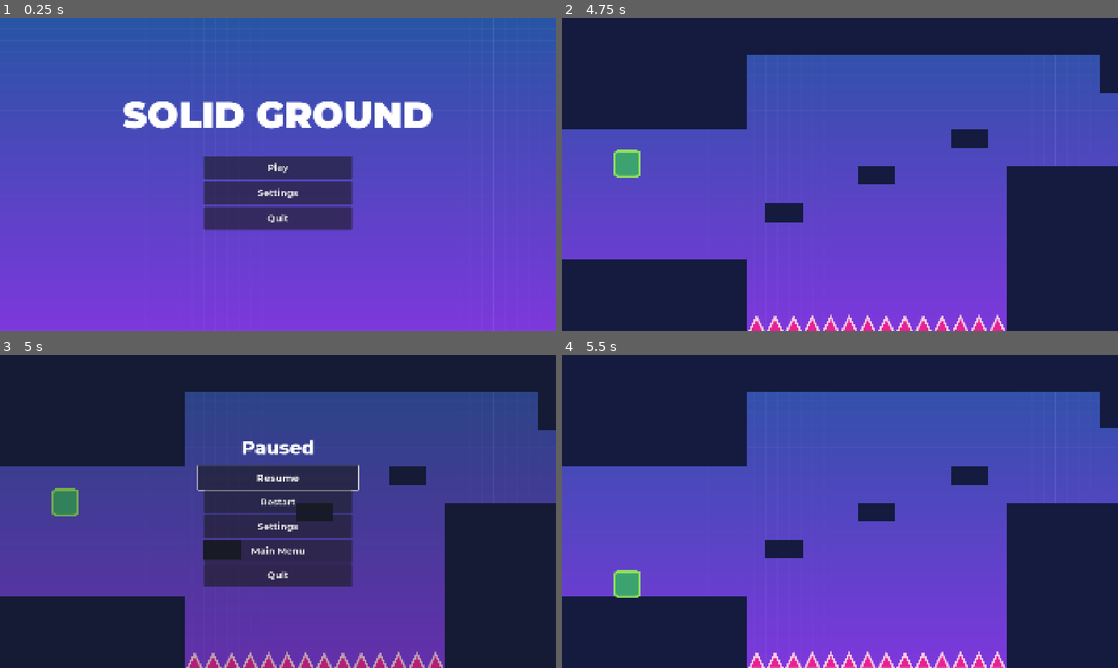
Above: before the commit, frames 1-4 (two rows, left to right).
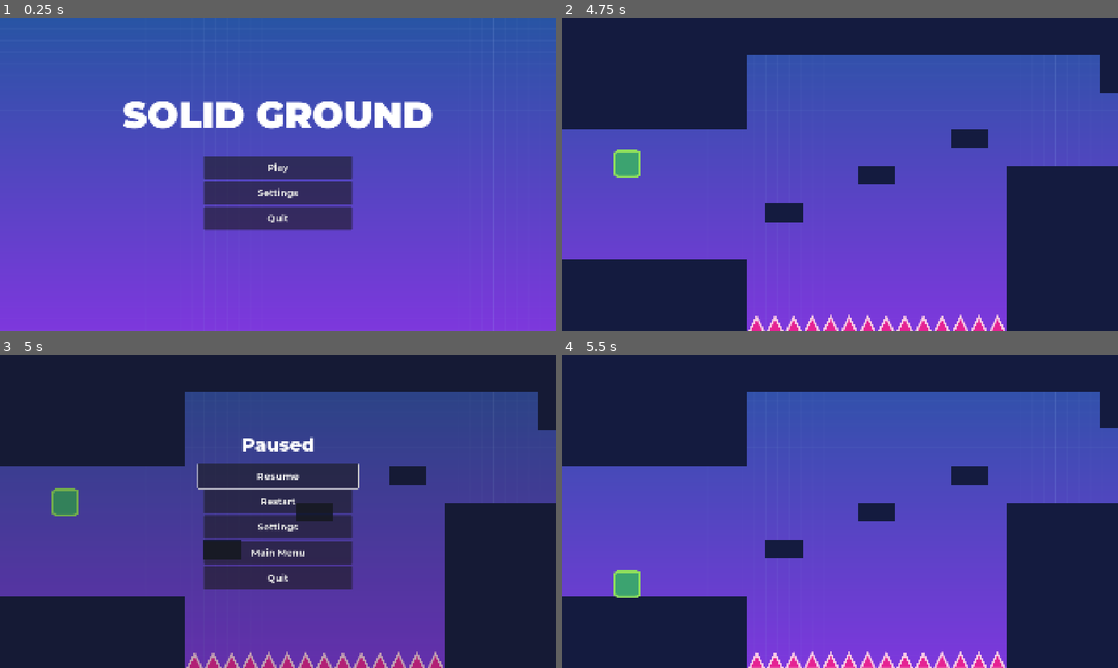
Above: after the commit, the same moments.

Repository: noor-shalaby/solid-ground
Game: Godot game, scene res://scenes/ui/main_menu.tscn
The game is run twice, just before and just after one commit, with the same random seed, the same clock (stepped at 60 frames per second) and the same inputs. Sound files missing from this copy of the repository are replaced by a short silence.
Inputs (mouse positions are in pixels of both pictures, inside the frame that each line leads up to):
- Up to frame 1 (0.25 s): no input
- Up to frame 2 (4.75 s): click "Play" at 0.5 s; tap Enter (ui_accept) at 1.25 s; move the mouse to (867, 174) at 1.27 s; hold Up (ui_up) from 1.28 s (still down); tap W (jump) at 1.52, 2.27, 3.77, 4.52 s; move the mouse to (812, 174) at 2.02 s; move the mouse to (851, 168) at 2.77 s; move the mouse to (834, 180) at 3.52 s; move the mouse to (878, 177) at 4.27 s
- Up to frame 3 (5 s): keep holding Up (ui_up); tap Escape (pause) at 4.9 s
- Up to frame 4 (5.5 s): release Up (ui_up) at 5 s; click "Restart" at 5 s

Frames 1-2 are identical in both runs. In frame 3, 1.8% of the frame differs, in the area x 35-65%, y 26-75%; in frame 4, nothing differs.

Commit message:
Increase button separation on the pause menu to match that of the main menu for consistency

Diff:
--- a/scenes/ui/pause_menu.tscn
+++ b/scenes/ui/pause_menu.tscn
@@ -46,6 +46,7 @@
 layout_mode = 2
 size_flags_horizontal = 4
 size_flags_vertical = 4
+theme_override_constants/separation = 8
 
 [node name="PausedLabel" type="Label" parent="PauseScreen/Margin/Menu"]
 custom_minimum_size = Vector2(0, 100)
